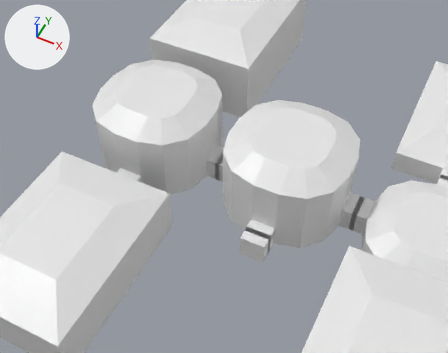
The FBX model Assets/Models/temple_of_the_void_oracle.fbx, before and after one commit.
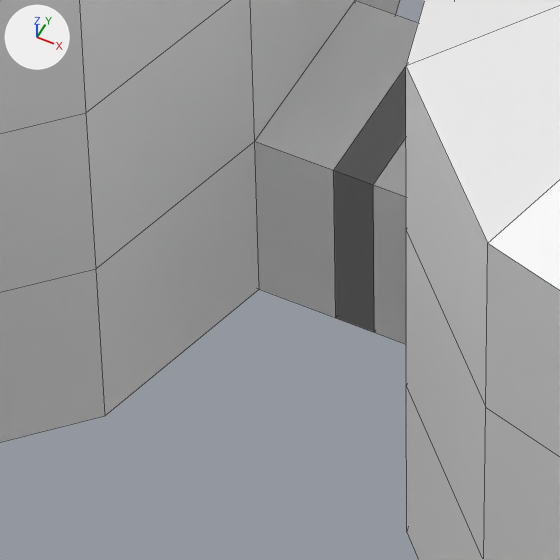
Each version is shown from a camera (50 mm lens) standing at (5.69, -12.74, 20.06) and looking at (-2.27, 3.18, 0.15), then close up on the part from 40% to 53% of the width and 41% to 58% of the height. Arrows for +X, +Y and +Z are at upper left; the lights stay in place. The close-ups show mesh edges as thin lines. Vertices at the same position are counted once.

In view in the first close-up: 'Room_-2_1', 'Room_-3_3', 'Room_-8_1'.
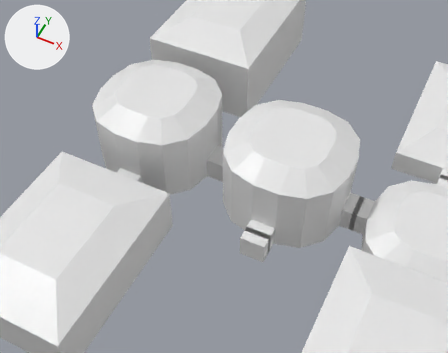
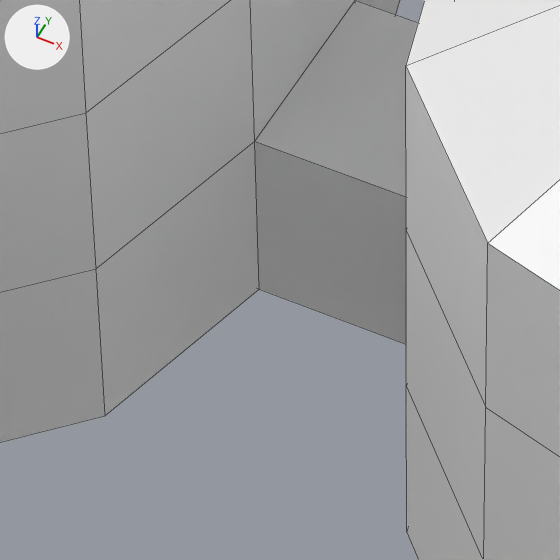
Where the change shows, as pixel boxes (x1, y1, x2, y2) in the close-ups (560 x 560 px):
part 1 of me_plane_273, deleted: before (334, 67, 406, 332)

The change, as a diff of the scene's bpy script:
```diff
--- a/Assets/Models/temple_of_the_void_oracle.fbx.py
+++ b/Assets/Models/temple_of_the_void_oracle.fbx.py
@@ me_plane_273 @@
 me_plane_273.from_pydata(...)  # 28 vertices, 14 faces; spans x -0.5..0.5, y -0.5..0.5, z 0.0..1.0
 # used by ob_room__3_3; location = (-2.5, 3.5, 0.0)
+# me_plane_273 part 1: the loose piece of 16 vertices spanning x -0.1..0.1, y -0.5..0.5, z 0.0..1.0 is deleted
 me_plane_273.materials.append(mat_floormaterial)
```
